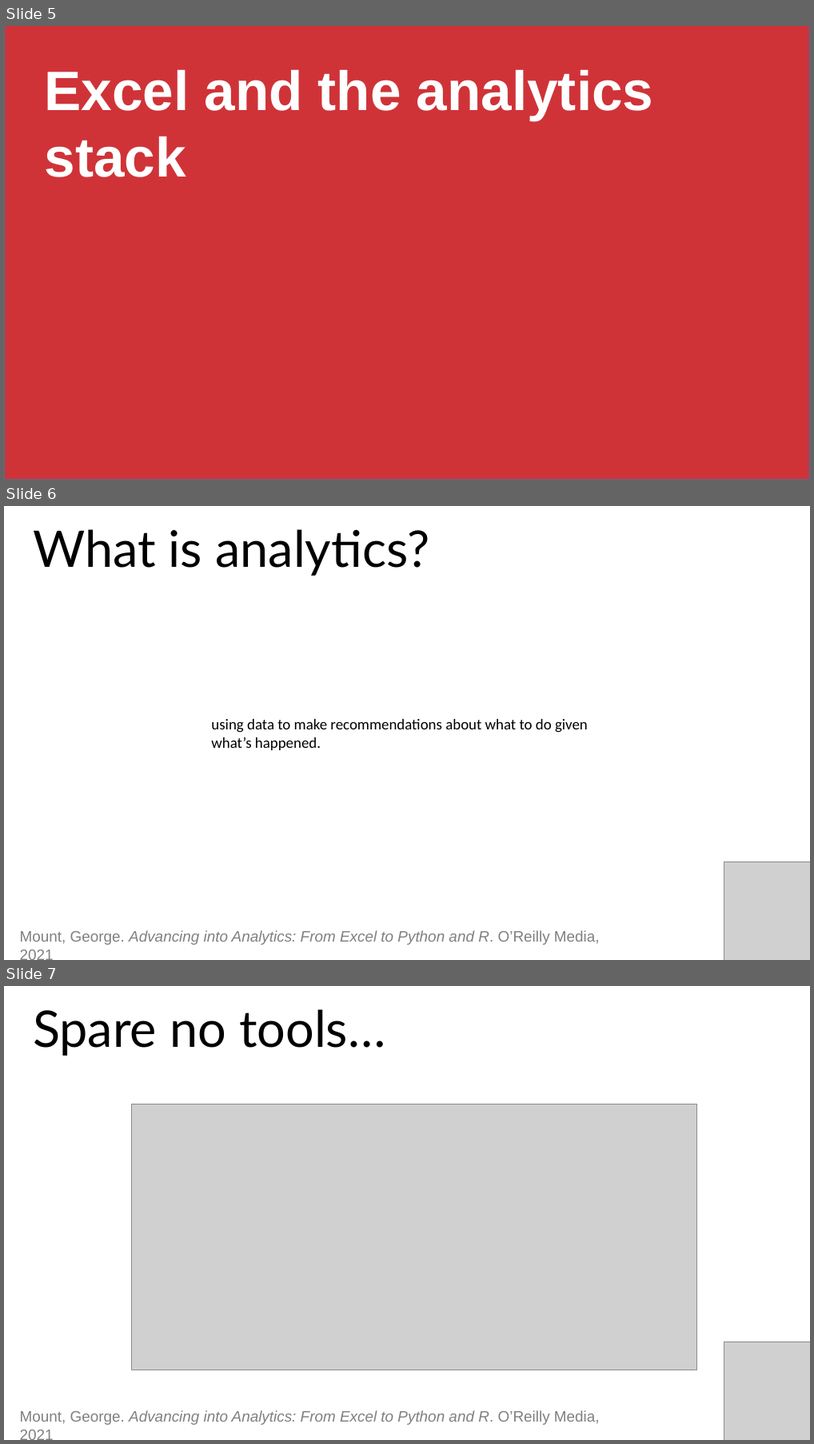
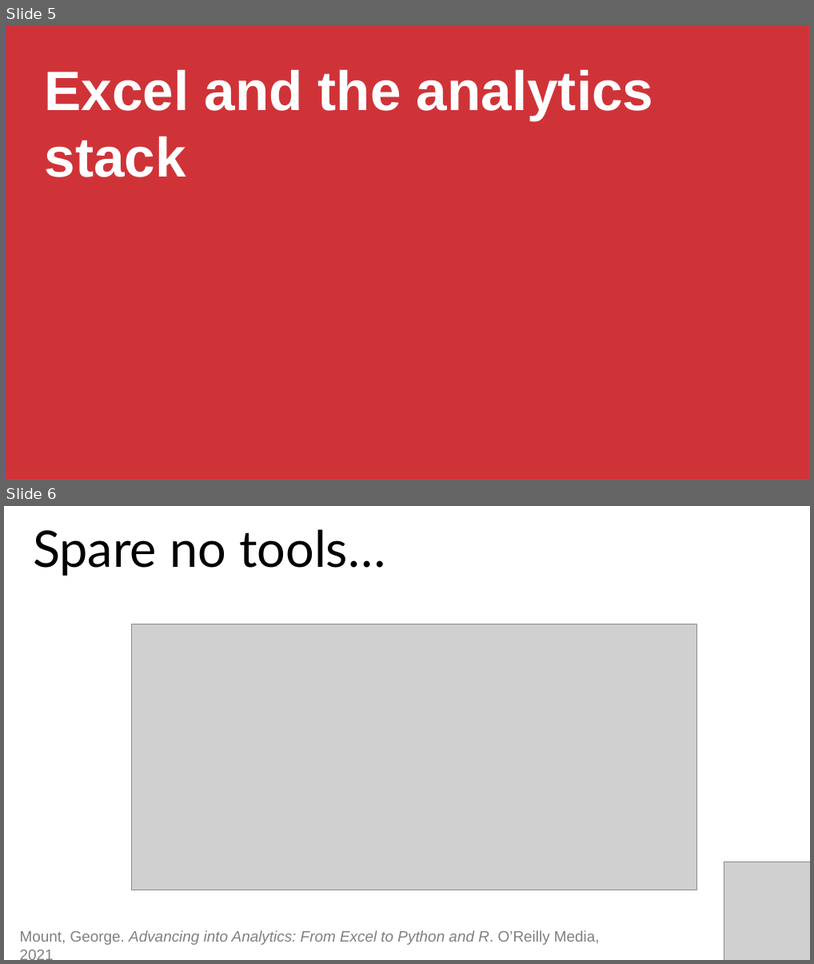
Before and after one commit to stringfestdata/london-excel, a slide deck: advancing-into-analytics-london-meetup.pptx. Shown one above the other, each under a label of ours: slides 5, 6 and 7 before the commit, slides 5 and 6 after it. The pictures are 814x1444 and 814x964 pixels, drawn with LibreOffice and Linux fonts; fonts in the diff are those of the drawing; grey boxes stand for pictures. Boxes give left, top, right and bottom in pixels: in the first picture for what was removed or moved away, otherwise in the second. Text is boxed around its words. In the diff, an @@ line names an element or a change of style, - is before the commit and + after.

```diff
--- a/advancing-into-analytics-london-meetup.pptx
+++ b/advancing-into-analytics-london-meetup.pptx
@@ slide 6 removed at [4, 506, 810, 960], background #FFFFFF @@
@@ text removed at [33, 529, 430, 576] @@
-What is analytics?
@@ text removed at [211, 719, 588, 750] @@
-using data to make recommendations about what to do given what’s happened.
@@ picture removed at [725, 861, 810, 960] @@
@@ text removed at [20, 930, 600, 944] @@
-Mount, George. Advancing into Analytics: From Excel to Python and R. O’Reilly Media, 2021
@@ what was slide 7 is now slide 6 @@
```
Also in this commit, not shown: 11 slides changed, 1 slide added, 3 other slides removed, 43 other files.
